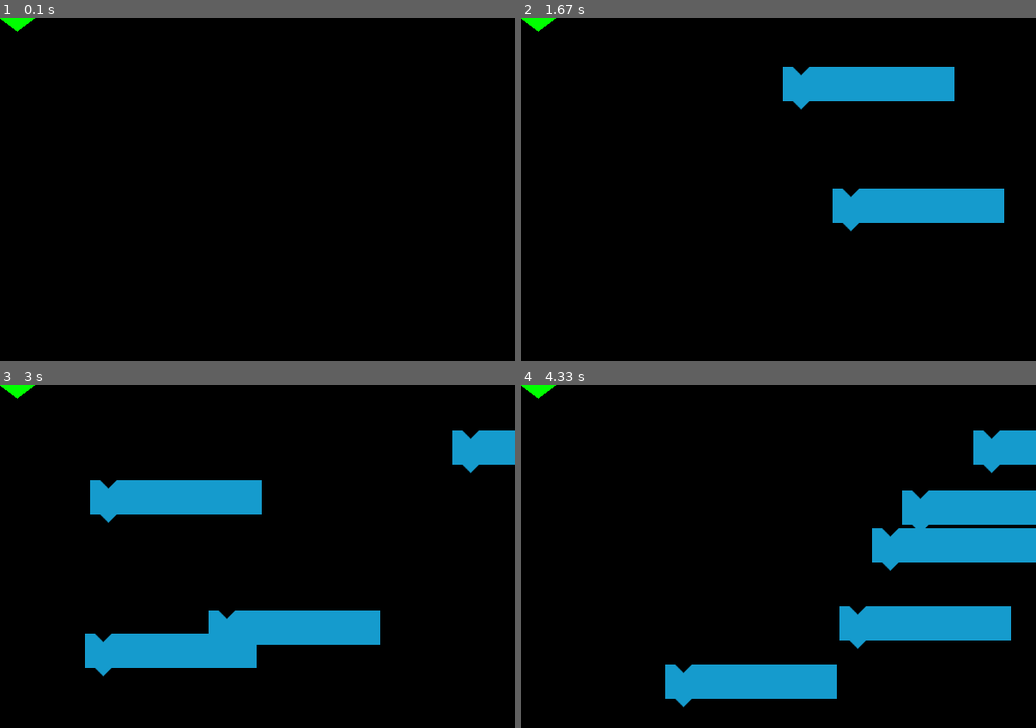
Above: before the commit, frames 1-4 (two rows, left to right).
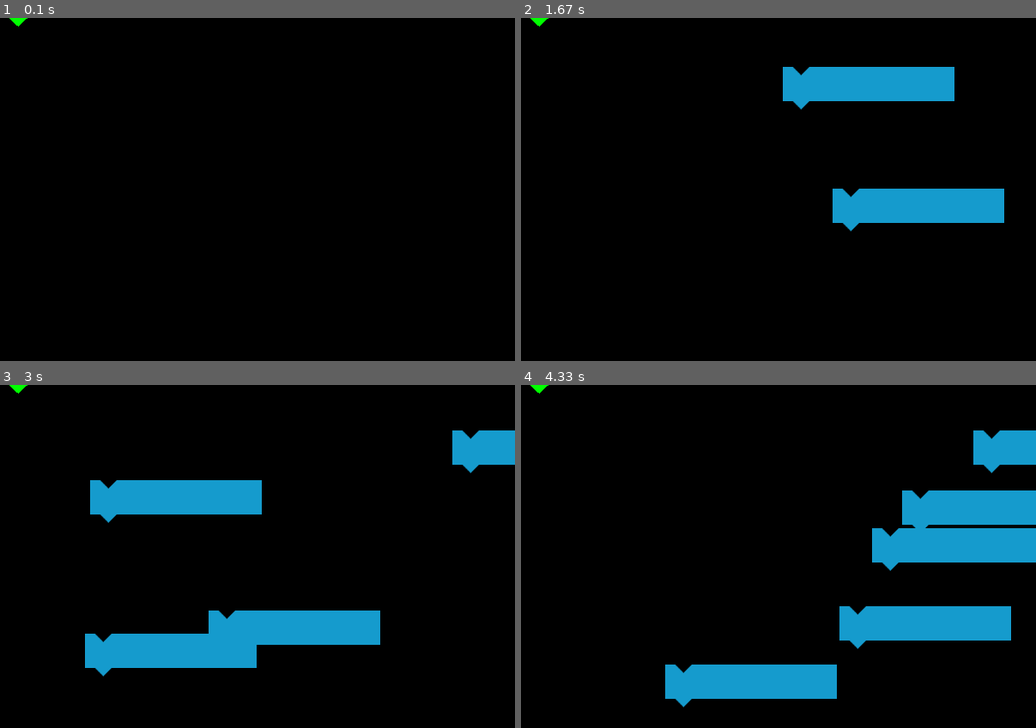
Above: after the commit, the same moments.

Repository: taivop/Monty
Game: pygame game, started from src/main.py
Same seed, same stepped clock (60 frames per second), same inputs: the game is played once before the commit and once after it.
Inputs (mouse positions are in pixels of both pictures, inside the frame that each line leads up to):
- Up to frame 1 (0.1 s): no input
- Up to frame 2 (1.67 s): press the mouse at (654, 192) at 0.37 s; move the mouse to (742, 230) at 0.47 s; release the mouse at (830, 264) at 0.6 s; press the mouse at (830, 264) at 0.7 s; move the mouse to (830, 271) at 0.8 s; release the mouse at (824, 275) at 0.93 s; press the mouse at (830, 264) at 1.03 s; move the mouse to (830, 227) at 1.13 s; release the mouse at (830, 189) at 1.27 s; press the mouse at (830, 264) at 1.37 s; move the mouse to (804, 165) at 1.47 s; release the mouse at (783, 66) at 1.6 s
- Up to frame 3 (3 s): press the mouse at (309, 556) at 1.7 s; move the mouse to (257, 583) at 1.8 s; release the mouse at (206, 611) at 1.93 s; press the mouse at (309, 556) at 2.03 s; move the mouse to (195, 594) at 2.13 s; release the mouse at (82, 631) at 2.27 s; press the mouse at (262, 433) at 2.37 s; move the mouse to (355, 433) at 2.47 s; release the mouse at (453, 429) at 2.6 s; press the mouse at (262, 433) at 2.7 s; move the mouse to (175, 457) at 2.8 s; release the mouse at (92, 481) at 2.93 s
- Up to frame 4 (4.33 s): press the mouse at (603, 631) at 3.03 s; move the mouse to (752, 563) at 3.13 s; release the mouse at (902, 491) at 3.27 s; press the mouse at (603, 631) at 3.37 s; move the mouse to (737, 580) at 3.47 s; release the mouse at (871, 529) at 3.6 s; press the mouse at (727, 611) at 3.7 s; move the mouse to (696, 638) at 3.8 s; release the mouse at (665, 666) at 3.93 s; press the mouse at (613, 481) at 4.03 s; move the mouse to (727, 542) at 4.13 s; release the mouse at (840, 604) at 4.27 s

The runs differ from the first frame. In frame 1, less than 0.1% of the frame differs, in the area x 0-7%, y 0-4%; in frame 2, less than 0.1%; in frame 3, less than 0.1%; in frame 4, less than 0.1%.

Commit message:
Start triangle: minor changes.

Diff:
--- a/src/gui/klotsid.py
+++ b/src/gui/klotsid.py
@@ -8,7 +8,7 @@
         self.size=size
 
     def Render(self,screen):
-        blockimg = pygame.image.load("../resources/blockimg.png")
+        blockimg = pygame.image.load("../../resources/blockimg.png")
         screen.blit(blockimg,(self.pos))
 
 class StartTriangle():
@@ -72,7 +72,7 @@
         if MouseReleased:
             Target=None # Drop item, if we have any
 
-        triangle=StartTriangle((0,255,0),[0,0], 40,15) # create a new one
+        triangle=StartTriangle((0,255,0),[11,0], 20,9) # create a new one
         RenderList.append(triangle) # add to list of things to draw
 
         for item in RenderList:
Renamed: src/resources/blockimg.png -> resources/blockimg.png
